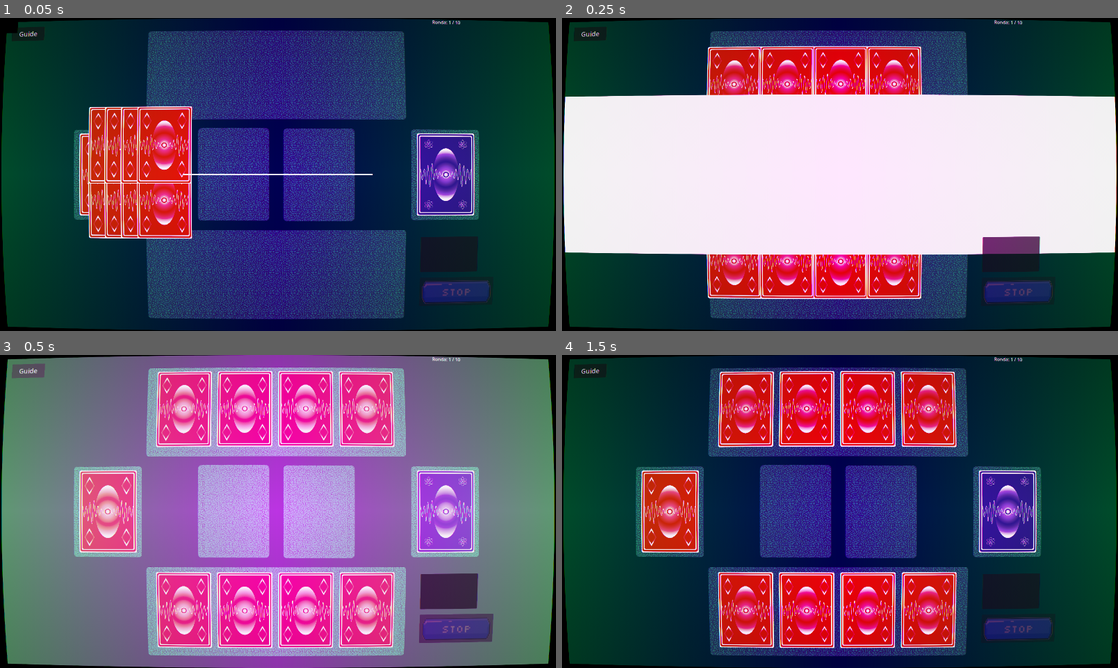
Above: before the commit, frames 1-4 (two rows, left to right).
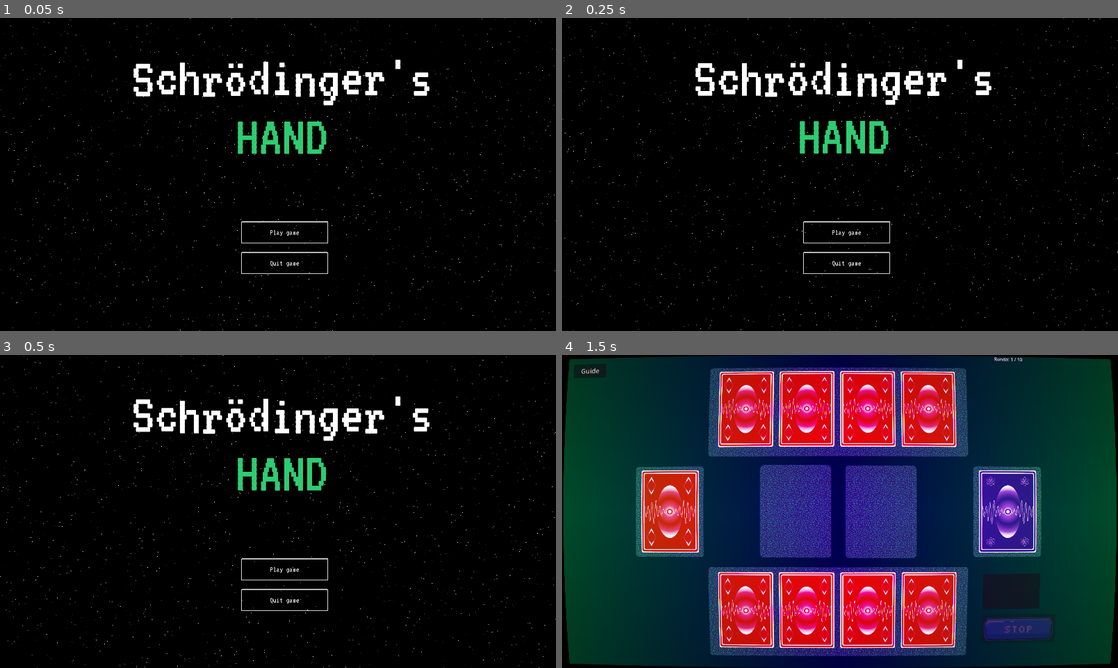
Above: after the commit, the same moments.

Repository: nmanteiga/BrinQo-Quantum-GameJam
Game: Godot game, scene res://scenes/menu/title_screen.tscn
The game is run twice, just before and just after one commit, with the same random seed, the same clock (stepped at 60 frames per second) and the same inputs. Before the commit the project starts from res://scenes/crt_main.tscn.
Inputs (mouse positions are in pixels of both pictures, inside the frame that each line leads up to):
- Up to frame 1 (0.05 s): no input
- Up to frame 2 (0.25 s): no input
- Up to frame 3 (0.5 s): no input
- Up to frame 4 (1.5 s): click (845, 567) at 0.5 s, where only the run after the commit has a clickable "Play game"; move the mouse to (962, 495) at 1.27 s; click (962, 495) at 1.42 s

The runs differ from the first frame. In frame 1, 98% of the frame differs, in the area x 0-100%, y 0-100%; in frame 2, 98%; in frame 3, 98%; in frame 4, nothing differs.

Commit message:
project deafult scene

Diff:
--- a/project.godot
+++ b/project.godot
@@ -11,7 +11,7 @@
 [application]
 
 config/name="game"
-run/main_scene="uid://dhi4b2fw3u3s7"
+run/main_scene="uid://lhq6ggjgaf71"
 config/features=PackedStringArray("4.6", "Forward Plus")
 
 [audio]
